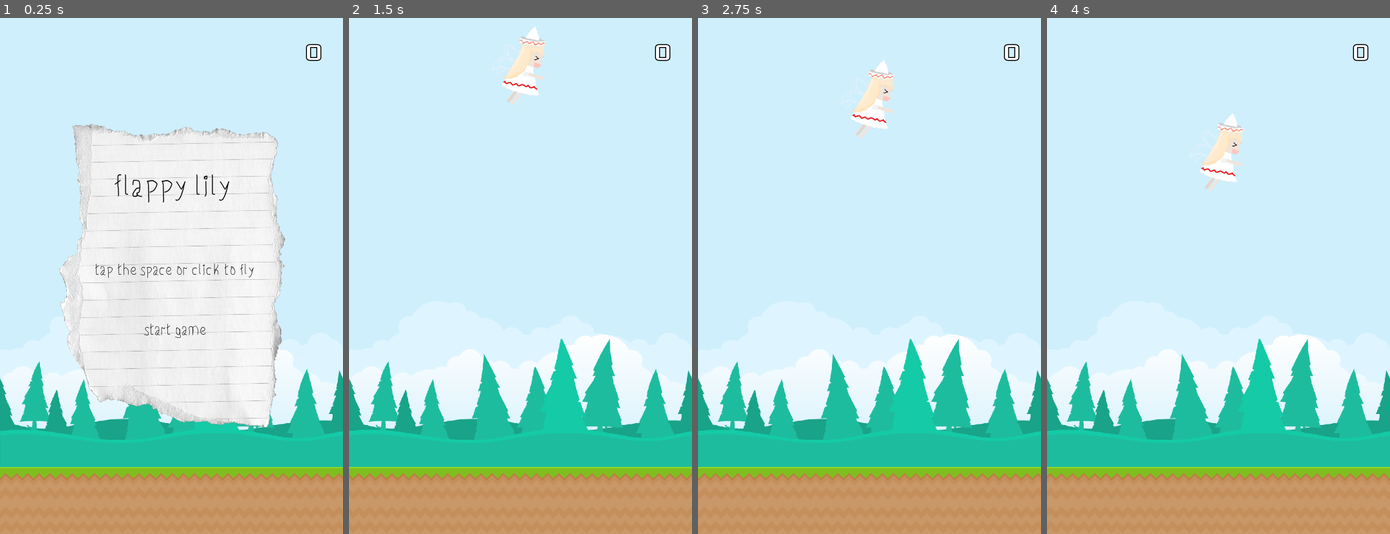
Above: before the commit, frames 1-4 (left to right).
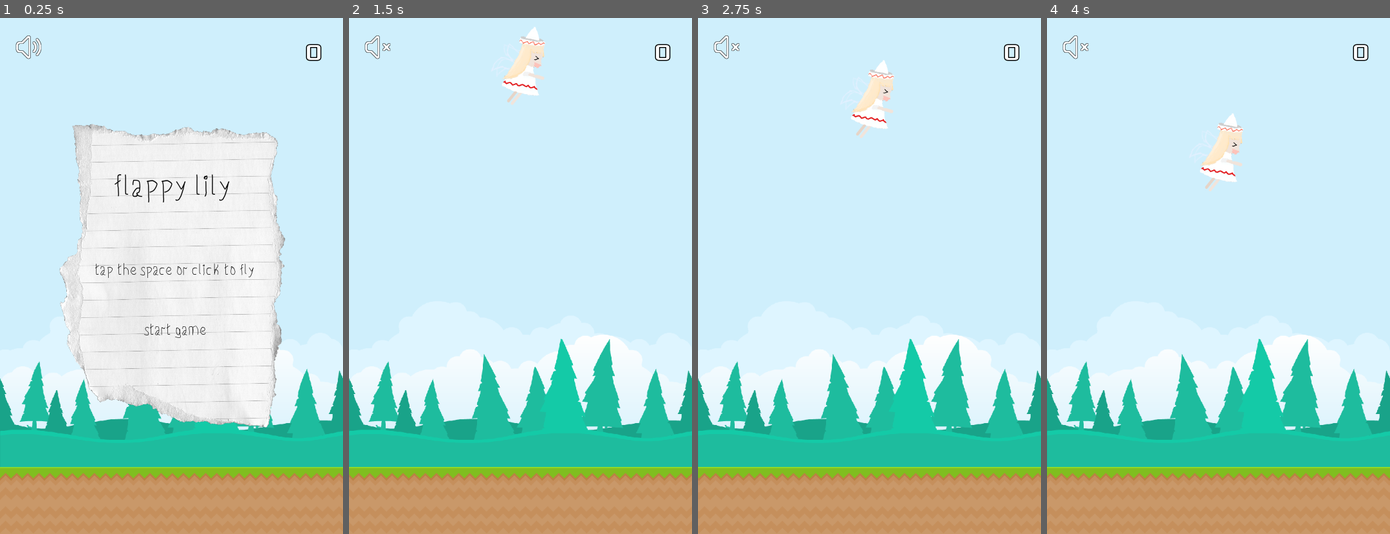
Above: after the commit, the same moments.

Repository: AdairLi2504/flappy-lily-entire-project
Game: Godot game, scene res://Main.tscn
The game is run twice, just before and just after one commit, with the same random seed, the same clock (stepped at 60 frames per second) and the same inputs. Sound files missing from this copy of the repository are replaced by a short silence.
Inputs (mouse positions are in pixels of both pictures, inside the frame that each line leads up to):
- Up to frame 1 (0.25 s): no input
- Up to frame 2 (1.5 s): click (376, 48) at 0.52 s; click "start game" at 1.25 s
- Up to frame 3 (2.75 s): move the mouse to (944, 250) at 2.02 s; click (944, 250) at 2.17 s; tap Space at 2.27 s
- Up to frame 4 (4 s): move the mouse to (1149, 301) at 2.77 s; click (1149, 301) at 2.92 s; tap Space at 3.02 s; move the mouse to (1252, 162) at 3.52 s; click (1252, 162) at 3.67 s

The runs differ from the first frame. In frame 1, 0.2% of the frame differs, in the area x 4-13%, y 3-8%; in frame 2, 0.1%; in frame 3, 0.1%; in frame 4, 0.1%.

Commit message:
add BGM and sound effect

Diff:
--- a/core/LilyWhite.gd
+++ b/core/LilyWhite.gd
@@ -1,6 +1,7 @@
 extends RigidBody2D
 
 signal end_game
+signal collision_happened
 # Declare member variables here. Examples:
 # var a = 2
 # var b = "text"
@@ -55,3 +56,5 @@
 	onGame = false
 	change_stauts(3)
 	$Area2D/CollisionShape2D.set_deferred("disabled", true)
+	emit_signal("collision_happened")
+	$hitSound.play()
--- a/core/LilyWhite.tscn
+++ b/core/LilyWhite.tscn
@@ -1,5 +1,6 @@
-[gd_scene load_steps=7 format=2]
+[gd_scene load_steps=8 format=2]
 
+[ext_resource path="res://asset/hit.ogg" type="AudioStream" id=1]
 [ext_resource path="res://LilyWhite.gd" type="Script" id=8]
 [ext_resource path="res://asset/lilyWhite/fly_02.png" type="Texture" id=9]
 [ext_resource path="res://asset/lilyWhite/leg.png" type="Texture" id=10]
@@ -35,4 +36,7 @@
 rotation = -2.89551
 polygon = PoolVector2Array( -22.3071, 5.60315, -52.4419, -48.6913, -8.54947, -54.561, 26.3843, -46.8388, 17.4485, -12.6313, 4.88607, 31.7667, 4.17357, 45.3495, -5.76876, 46.8158, -35.3522, 52.1845 )
 
+[node name="hitSound" type="AudioStreamPlayer" parent="."]
+stream = ExtResource( 1 )
+
 [connection signal="area_entered" from="Area2D" to="." method="_on_Area2D_area_entered"]
--- a/core/Main.gd
+++ b/core/Main.gd
@@ -4,6 +4,8 @@
 export(PackedScene) var ground_scene
 
 var score := 0
+var mute := false
+var mutePressed := false
 
 # Called when the node enters the scene tree for the first time.
 func _ready():
@@ -27,6 +29,7 @@
 	$LilyWhite.set_deferred("sleeping",false)
 	$LilyWhite/Area2D/CollisionShape2D.disabled = false
 	$LilyWhite.show()
+	$Music.play()
 	$LilyWhite.onGame = true
 
 func gen_ground(pos_x:int):
@@ -67,3 +70,28 @@
 func _on_ScoreTimer_timeout():
 	score += 1
 	$ScoreDisplay/Label.text = str(score)
+
+
+func _on_LilyWhite_collision_happened():
+	$Music.stop()
+
+func _on_MuteButton_pressed():
+	$Mute/MuteButton.release_focus()
+	if !mute :
+		$Mute/MuteButton.texture_normal = load("res://asset/mute.png")
+	else:
+		$Mute/MuteButton.texture_normal = load("res://asset/cancelMute.png")
+	if mute == true :
+		mute = false
+		var bus_idx = AudioServer.get_bus_index("Master")
+		AudioServer.set_bus_mute(bus_idx, mute)
+		mutePressed = true
+	$Mute/kickSound.play()
+
+
+func _on_kickSound_finished():
+	if mute == false && mutePressed == false:
+		mute = true
+		var bus_idx = AudioServer.get_bus_index("Master")
+		AudioServer.set_bus_mute(bus_idx, mute)
+	mutePressed = false
--- a/core/Main.tscn
+++ b/core/Main.tscn
@@ -7,6 +7,9 @@
 [ext_resource path="res://asset/background.png" type="Texture" id=5]
 [ext_resource path="res://HUD.tscn" type="PackedScene" id=6]
 [ext_resource path="res://font/Xolonium-Regular.ttf" type="DynamicFontData" id=7]
+[ext_resource path="res://asset/BGM.mp3" type="AudioStream" id=8]
+[ext_resource path="res://asset/cancelMute.png" type="Texture" id=9]
+[ext_resource path="res://asset/switch.ogg" type="AudioStream" id=10]
 
 [sub_resource type="DynamicFont" id=1]
 size = 48
@@ -51,6 +54,20 @@
 custom_fonts/font = SubResource( 1 )
 text = "0"
 
+[node name="Mute" type="CanvasLayer" parent="."]
+
+[node name="kickSound" type="AudioStreamPlayer" parent="Mute"]
+stream = ExtResource( 10 )
+
+[node name="MuteButton" type="TextureButton" parent="Mute"]
+margin_left = 30.0
+margin_top = 31.0
+margin_right = 110.0
+margin_bottom = 111.0
+rect_scale = Vector2( 0.75, 0.75 )
+texture_normal = ExtResource( 9 )
+stretch_mode = 2
+
 [node name="topBarrier" type="Area2D" parent="."]
 position = Vector2( 360, -50 )
 
@@ -58,7 +75,13 @@
 position = Vector2( 1.36422e-12, 1.36422e-12 )
 shape = SubResource( 2 )
 
+[node name="Music" type="AudioStreamPlayer" parent="."]
+stream = ExtResource( 8 )
+
 [connection signal="child_exiting_tree" from="." to="." method="terrain_go_out_window"]
 [connection signal="start_game" from="HUD" to="." method="new_game"]
+[connection signal="collision_happened" from="LilyWhite" to="." method="_on_LilyWhite_collision_happened"]
 [connection signal="end_game" from="LilyWhite" to="." method="_on_LilyWhite_end_game"]
 [connection signal="timeout" from="ScoreTimer" to="." method="_on_ScoreTimer_timeout"]
+[connection signal="finished" from="Mute/kickSound" to="." method="_on_kickSound_finished"]
+[connection signal="pressed" from="Mute/MuteButton" to="." method="_on_MuteButton_pressed"]
Not shown: 1 places in core/Main.tscn that only renumber resources
Not shown, added: core/asset/BGM.mp3.import
Binary file added: core/asset/cancelMute.png
Not shown, added: core/asset/cancelMute.png.import
Not shown, added: core/asset/hit.ogg.import
Binary file added: core/asset/mute.png
Not shown, added: core/asset/mute.png.import
Not shown, added: core/asset/switch.ogg.import
Not shown, changed: core/export_presets.cfg
Not shown, changed: .gitignore
Not shown, added: artDesigner/cancelMute.xcf
Not shown, added: artDesigner/cover.png
(and 8 more such lines)
